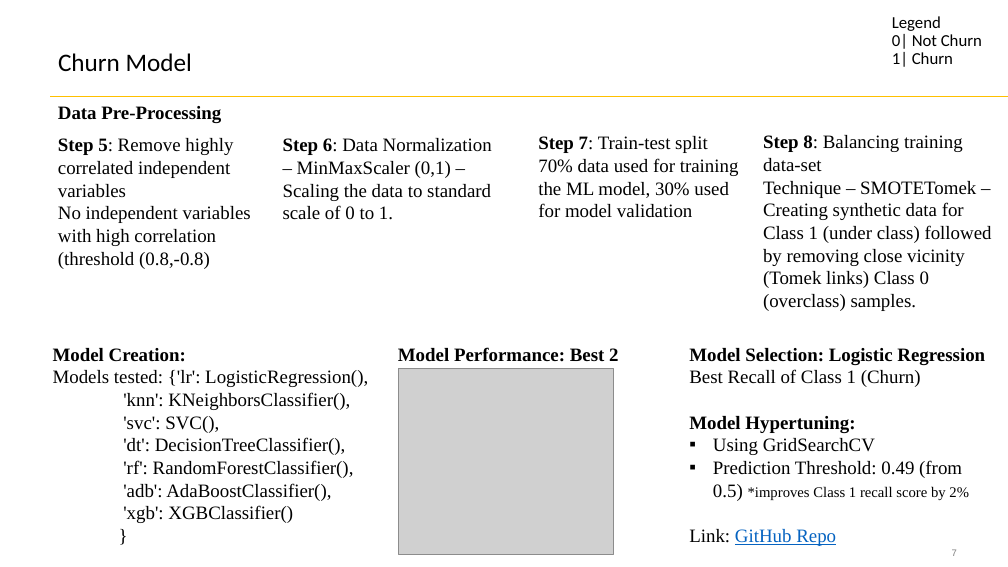
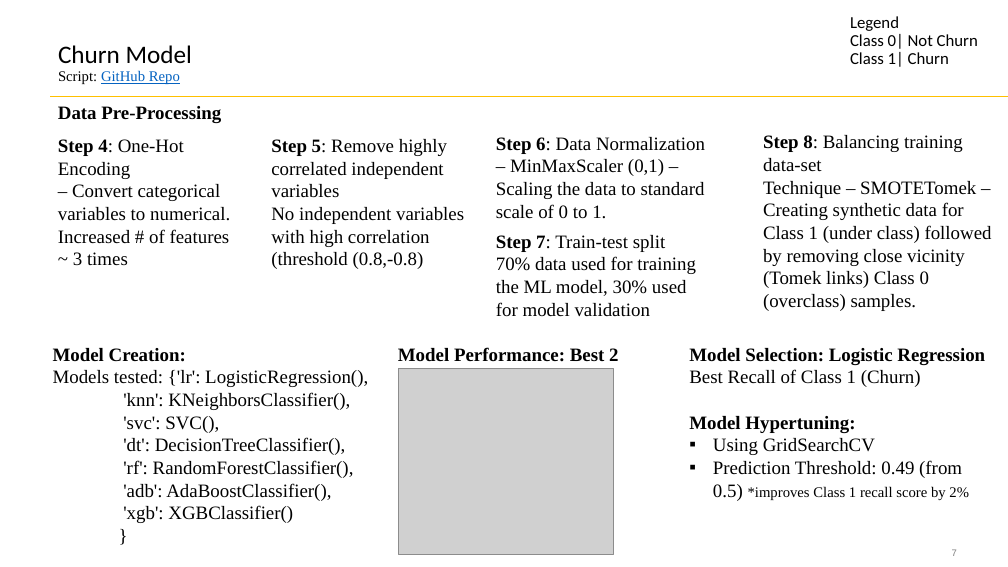
Before and after one commit to SahilM21/ChurnModelPresentation, a slide deck: slide 7 of Churn Model.pptx. Drawn at 1008x567 pixels with LibreOffice and Linux fonts; fonts in the diff are those of the drawing; grey boxes stand for pictures. Boxes give left, top, right and bottom in pixels: in the first picture for what was removed or moved away, otherwise in the second. Text is boxed around its words. In the diff, an @@ line names an element or a change of style, - is before the commit and + after.

```diff
--- a/Churn Model.pptx
+++ b/Churn Model.pptx
@@ text "Legend": place and size @@
-text "Legend" at (892,16,982,67)
+text "Legend" at (850,16,978,67)
@@ title at (58,45,192,84): text changed; size 24 to 14 pt; font Calibri to Times New Roman @@
-Churn Model
+Churn Model
+Script: GitHub Repo
@@ text at (850,34,978,67): text changed @@
-0| Not Churn
-1| Churn
+Class 0| Not Churn
+Class 1| Churn
@@ text added at (58,139,230,266), 18 pt, text #000000 @@
+Step 4: One-Hot Encoding
+– Convert categorical variables to numerical.
+Increased # of features
+~ 3 times
@@ text "Step 5: Remove highly correlated ...": place and size @@
-text "Step 5: Remove highly correlated ..." at (58,138,251,269)
+text "Step 5: Remove highly correlated ..." at (271,139,464,269)
@@ text "Step 6: Data Normalization – ...": place and size @@
-text "Step 6: Data Normalization – ..." at (283,138,492,220)
+text "Step 6: Data Normalization – ..." at (496,137,705,219)
@@ text "Step 7: Train-test split": place and size @@
-text "Step 7: Train-test split" at (538,136,739,218)
+text "Step 7: Train-test split" at (496,235,696,317)
@@ text at (689,529,836,546): paragraph removed @@
-Link: GitHub Repo
```
Also in this commit, not shown: 5 other slides changed.
